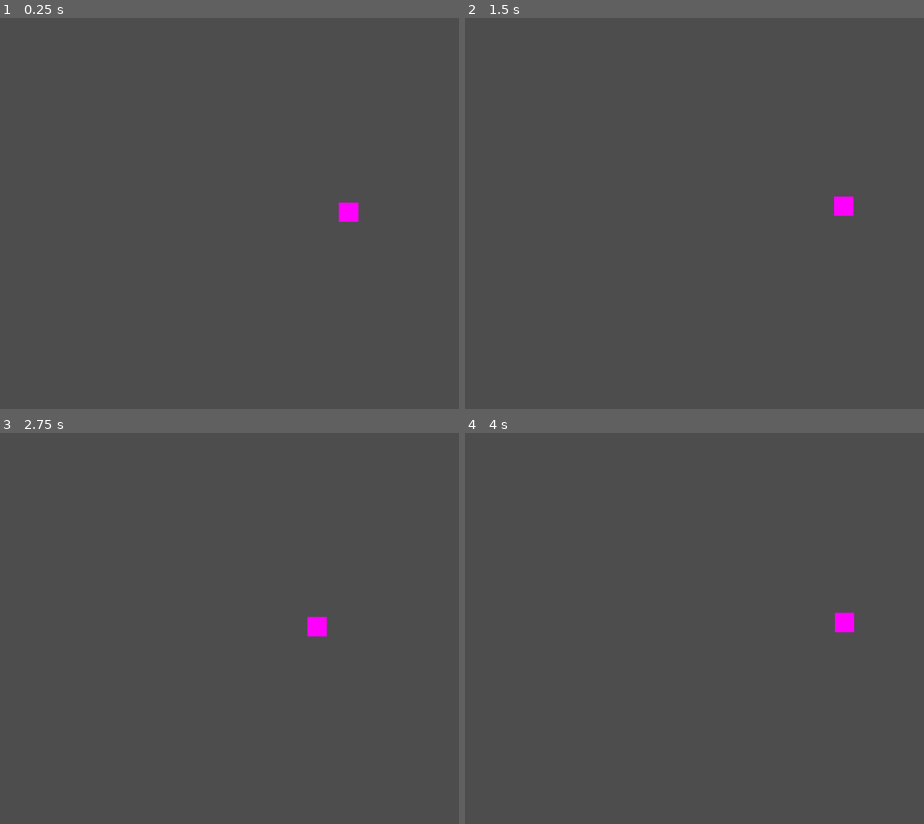
Above: before the commit, frames 1-4 (two rows, left to right).
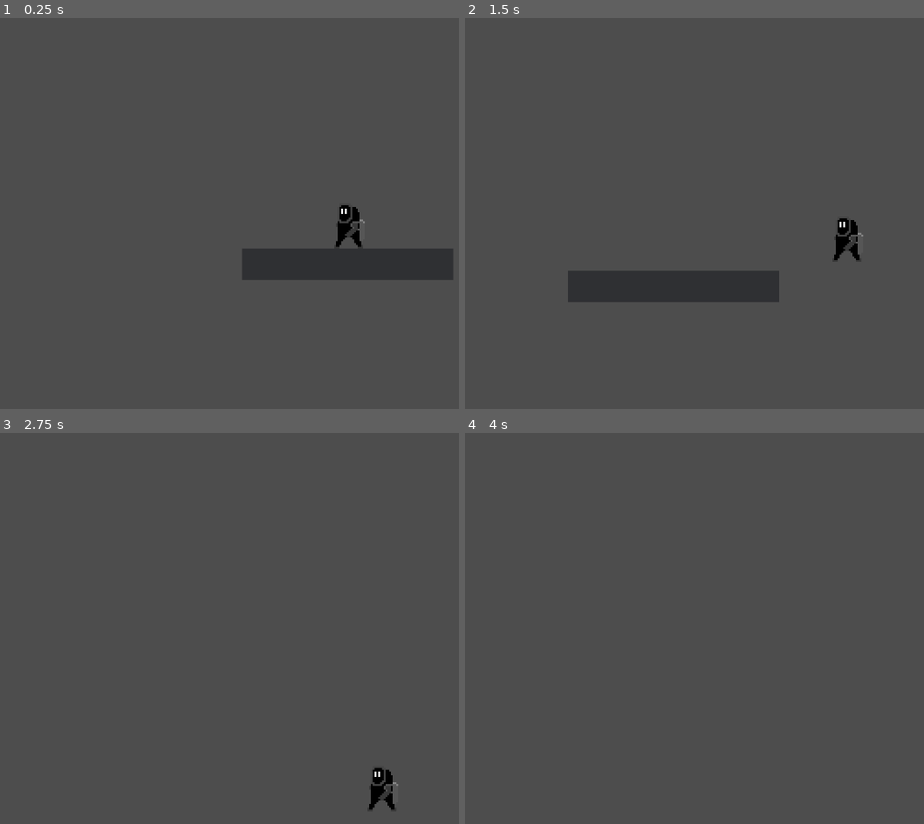
Above: after the commit, the same moments.

Repository: Mikey-Mikey/Untitled-Stealth-Game
Game: Godot game, scene res://world.tscn
Same seed, same stepped clock (60 frames per second), same inputs: the game is played once before the commit and once after it. Before the commit the project starts from res://game.tscn.
Inputs:
- Up to frame 1 (0.25 s): no input
- Up to frame 2 (1.5 s): hold D (move_right) from 0.53 s (still down); tap W (move_up, bound only before the commit) at 0.6, 0.77, 1.07, 1.35 s
- Up to frame 3 (2.75 s): tap W (move_up, bound only before the commit) at 1.52, 1.82, 2.1 s; release D (move_right) at 2.03 s; hold A (move_left) from 2.03 s (still down)
- Up to frame 4 (4 s): release A (move_left) at 2.78 s; hold D (move_right) from 2.78 s (still down); tap W (move_up, bound only before the commit) at 2.85, 3.02, 3.32, 3.6, 3.77 s

The runs differ from the first frame. In frame 1, 4.1% of the frame differs, in the area x 52-99%, y 47-68%; in frame 2, 4.2%, in the area x 22-87%, y 45-73%; in frame 3, 0.6%; in frame 4, 0.2%.

Commit message:
Added player stuff and removed game.tscn

Diff:
--- a/Scenes/player.tscn
+++ b/Scenes/player.tscn
@@ -1,18 +1,57 @@
-[gd_scene load_steps=4 format=3 uid="uid://b35uon1hxks68"]
+[gd_scene load_steps=7 format=3 uid="uid://b35uon1hxks68"]
 
 [ext_resource type="Script" path="res://Scripts/player.gd" id="1_dduwg"]
+[ext_resource type="Texture2D" uid="uid://ck7nliifkr3eo" path="res://Textures/Heister2.png" id="2_gioq4"]
+[ext_resource type="Texture2D" uid="uid://ystljolslaqm" path="res://Textures/Heister1.png" id="3_ldl5n"]
+[ext_resource type="Texture2D" uid="uid://4s566upc6the" path="res://Textures/Heister3.png" id="4_jhvwe"]
 
-[sub_resource type="PlaceholderTexture2D" id="PlaceholderTexture2D_mmft3"]
-size = Vector2(32, 32)
+[sub_resource type="RectangleShape2D" id="RectangleShape2D_pjbm3"]
+size = Vector2(36, 75)
 
-[sub_resource type="CircleShape2D" id="CircleShape2D_d1utw"]
-radius = 16.0
+[sub_resource type="SpriteFrames" id="SpriteFrames_nkxui"]
+animations = [{
+"frames": [{
+"duration": 1.0,
+"texture": ExtResource("2_gioq4")
+}],
+"loop": true,
+"name": &"idle",
+"speed": 6.0
+}, {
+"frames": [{
+"duration": 1.0,
+"texture": ExtResource("3_ldl5n")
+}, {
+"duration": 1.0,
+"texture": ExtResource("2_gioq4")
+}, {
+"duration": 1.0,
+"texture": ExtResource("4_jhvwe")
+}, {
+"duration": 1.0,
+"texture": ExtResource("2_gioq4")
+}],
+"loop": true,
+"name": &"run",
+"speed": 6.0
+}]
 
 [node name="Player" type="CharacterBody2D"]
 script = ExtResource("1_dduwg")
 
-[node name="Sprite2D" type="Sprite2D" parent="."]
-texture = SubResource("PlaceholderTexture2D_mmft3")
+[node name="CollisionShape2D" type="CollisionShape2D" parent="."]
+position = Vector2(0, -38)
+shape = SubResource("RectangleShape2D_pjbm3")
 
-[node name="CollisionShape2D" type="CollisionShape2D" parent="."]
-shape = SubResource("CircleShape2D_d1utw")
+[node name="AnimatedSprite2D" type="AnimatedSprite2D" parent="."]
+texture_filter = 1
+position = Vector2(0, -48)
+scale = Vector2(3, 3)
+sprite_frames = SubResource("SpriteFrames_nkxui")
+animation = &"run"
+frame_progress = 0.426377
+
+[node name="Camera2D" type="Camera2D" parent="."]
+position = Vector2(0, -37)
+process_callback = 0
+position_smoothing_enabled = true
--- a/Scripts/player.gd
+++ b/Scripts/player.gd
@@ -1,12 +1,19 @@
 extends CharacterBody2D
 
 @export var player_speed : float = 300; # Speed in pixels per second
+@export var gravity : float = 980; # Gravity in pixels per second squared
 
 func _physics_process (delta: float):
 
-    var movement_vector = Input.get_vector("move_left", "move_right", "move_up", "move_down").normalized()
+    var movement_x = Input.get_axis("move_left", "move_right")
 
     # Super basic :skull:, definetly will add more depth. Dash maybe?
 
-    velocity = movement_vector * player_speed
+    if not is_on_floor():
+        velocity.y += gravity * delta
+    else:
+        velocity.x = movement_x * player_speed
+        if Input.is_action_just_pressed("jump"):
+            velocity.y = -sqrt(2 * gravity * 100)
+
     move_and_slide()
--- a/game.tscn
+++ /dev/null
@@ -1,15 +0,0 @@
-[gd_scene load_steps=2 format=3 uid="uid://davdvwwinm4jx"]
-
-[ext_resource type="PackedScene" uid="uid://b35uon1hxks68" path="res://Scenes/player.tscn" id="1_qscwl"]
-
-[node name="Game" type="Node2D"]
-
-[node name="Level" type="TileMap" parent="."]
-format = 2
-
-[node name="Player" parent="." instance=ExtResource("1_qscwl")]
-position = Vector2(0, -2)
-
-[node name="Camera2D" type="Camera2D" parent="Player"]
-position = Vector2(0, 2)
-position_smoothing_enabled = true
--- a/project.godot
+++ b/project.godot
@@ -11,7 +11,7 @@
 [application]
 
 config/name="Untitled Stealth Game"
-run/main_scene="res://game.tscn"
+run/main_scene="res://world.tscn"
 config/features=PackedStringArray("4.2", "Forward Plus")
 config/icon="res://icon.svg"
 
@@ -31,9 +31,10 @@
 "events": [Object(InputEventKey,"resource_local_to_scene":false,"resource_name":"","device":-1,"window_id":0,"alt_pressed":false,"shift_pressed":false,"ctrl_pressed":false,"meta_pressed":false,"pressed":false,"keycode":0,"physical_keycode":68,"key_label":0,"unicode":100,"echo":false,"script":null)
 ]
 }
-move_up={
+jump={
 "deadzone": 0.5,
 "events": [Object(InputEventKey,"resource_local_to_scene":false,"resource_name":"","device":-1,"window_id":0,"alt_pressed":false,"shift_pressed":false,"ctrl_pressed":false,"meta_pressed":false,"pressed":false,"keycode":0,"physical_keycode":87,"key_label":0,"unicode":119,"echo":false,"script":null)
+, Object(InputEventKey,"resource_local_to_scene":false,"resource_name":"","device":-1,"window_id":0,"alt_pressed":false,"shift_pressed":false,"ctrl_pressed":false,"meta_pressed":false,"pressed":false,"keycode":0,"physical_keycode":32,"key_label":0,"unicode":32,"echo":false,"script":null)
 ]
 }
 move_down={
--- a/world.tscn
+++ b/world.tscn
@@ -1,3 +1,25 @@
-[gd_scene format=3 uid="uid://ch3oa16vrfsn7"]
+[gd_scene load_steps=3 format=3 uid="uid://ch3oa16vrfsn7"]
+
+[ext_resource type="PackedScene" uid="uid://b35uon1hxks68" path="res://Scenes/player.tscn" id="1_22vpi"]
+
+[sub_resource type="RectangleShape2D" id="RectangleShape2D_odk57"]
+size = Vector2(349, 52)
 
 [node name="World" type="Node2D"]
+
+[node name="Player" parent="." instance=ExtResource("1_22vpi")]
+position = Vector2(524, 258)
+
+[node name="StaticBody2D" type="StaticBody2D" parent="."]
+position = Vector2(358, 301)
+
+[node name="CollisionShape2D" type="CollisionShape2D" parent="StaticBody2D"]
+position = Vector2(164.5, 16)
+shape = SubResource("RectangleShape2D_odk57")
+
+[node name="ColorRect" type="ColorRect" parent="StaticBody2D"]
+offset_left = -10.0
+offset_top = -10.0
+offset_right = 339.0
+offset_bottom = 42.0
+color = Color(0.186, 0.1902, 0.2, 1)
